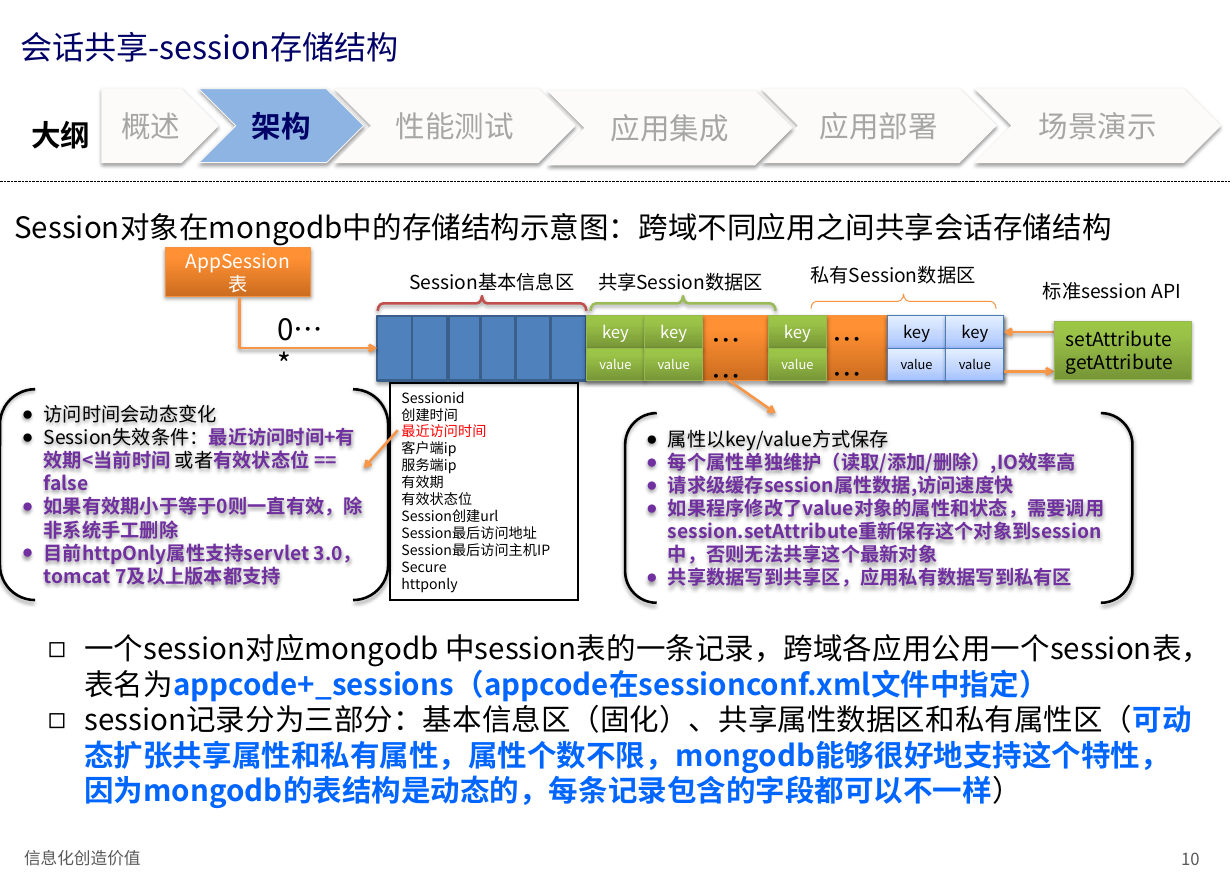
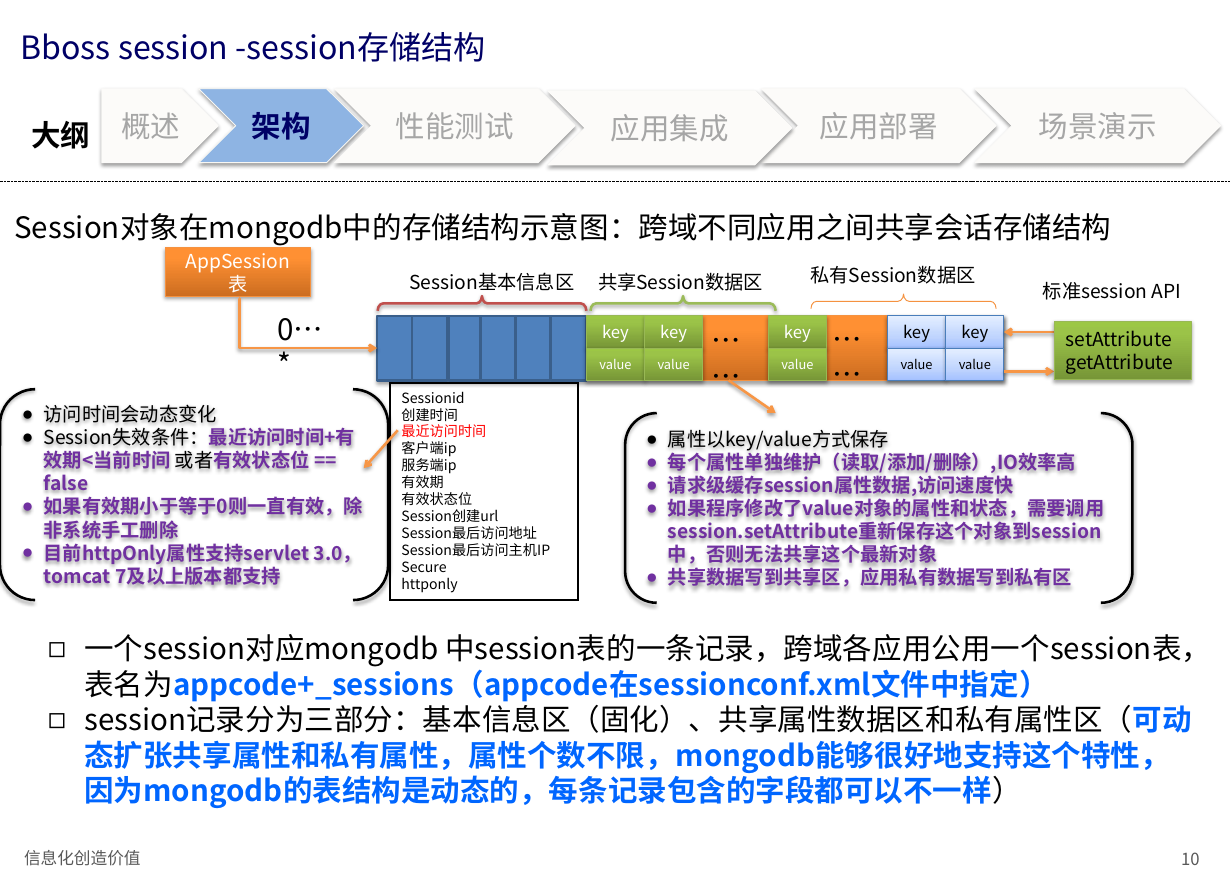
Before and after one commit to bbossgroups/bboss-document, a slide deck: slide 10 of 文档/bboss会话共享介绍.pptx. Drawn at 1232x879 pixels with LibreOffice and Linux fonts; fonts in the diff are those of the drawing. Boxes give left, top, right and bottom in pixels: in the first picture for what was removed or moved away, otherwise in the second. Text is boxed around its words. In the diff, an @@ line names an element or a change of style, - is before the commit and + after.

```diff
--- a/文档/bboss会话共享介绍.pptx
+++ b/文档/bboss会话共享介绍.pptx
@@ title at [21,32,486,62]: text changed @@
-会话共享-session存储结构
+Bboss session -session存储结构
```
Also in this commit, not shown: 28 other slides changed.
